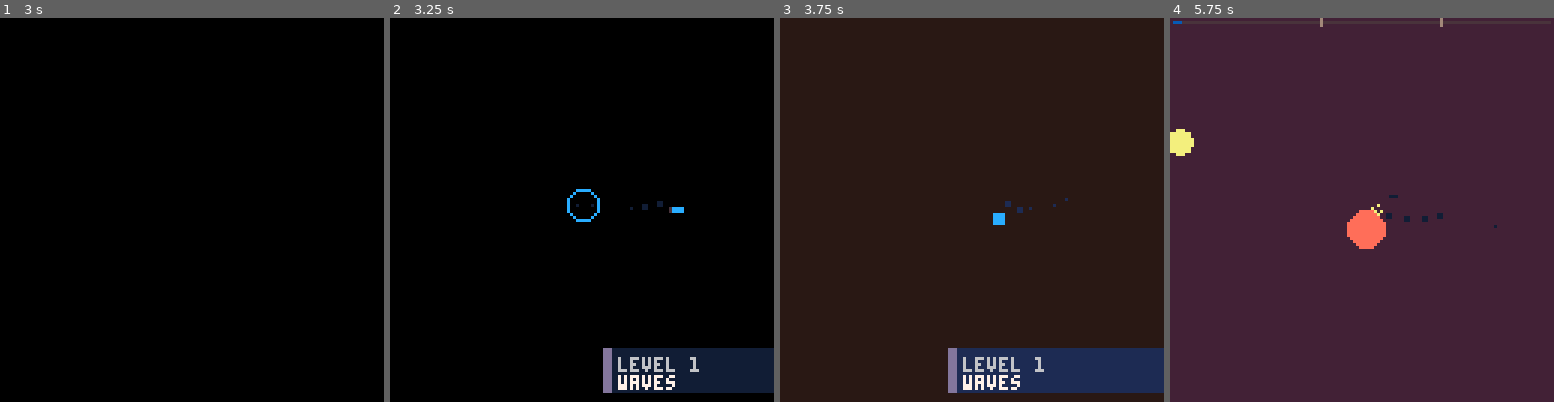
Above: before the commit, frames 1-4 (left to right).
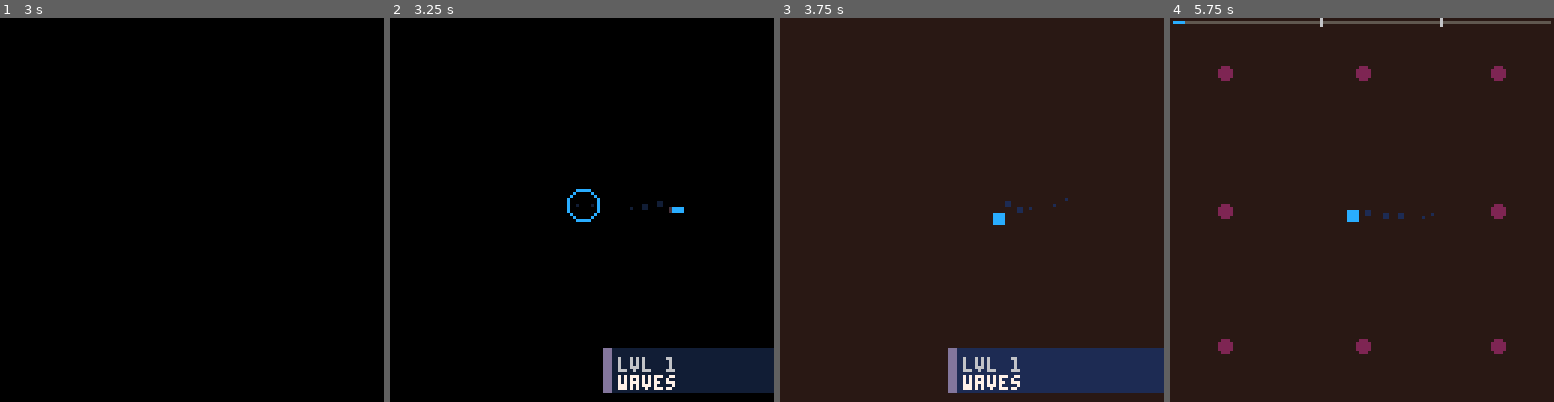
Above: after the commit, the same moments.

Repository: kastlev/tiny-shapes-and-beats
Game: PICO-8 cartridge tiny_beats_and_shapes.p8
Two runs of this game, one before a commit and one after it. Both use one fixed random seed, a clock stepped at 60 frames per second and the inputs below.
Inputs:
- Up to frame 1 (3 s): tap X (X key) at 0.33, 1.07, 1.85, 2.97 s; tap O (Z key) at 0.7, 1.7, 2.1, 2.5, 2.9 s; hold Right 1.6-2.1 s; hold Up 2.15-2.42 s; hold Right from 2.47 s (still down)
- Up to frame 2 (3.25 s): release Right at 3.03 s; hold Left from 3.08 s (still down)
- Up to frame 3 (3.75 s): tap O (Z key) at 3.3, 3.7 s; release Left at 3.58 s; hold Down from 3.63 s (still down)
- Up to frame 4 (5.75 s): release Down at 3.97 s; hold Right 4.02-4.68 s; tap X (X key) at 4.08, 5.2 s; tap O (Z key) every 0.4 s from 4.1 to 5.7 s; hold Up 4.73-5.03 s; hold Left 5.08-5.68 s; hold Down from 5.73 s (still down)

Frame 1 is identical in both runs. In frame 2, 0.2% of the frame differs, in the area x 62-81%, y 88-93%; in frame 3, 0.2%; in frame 4, 100%, in the area x 0-100%, y 0-100%.

Commit message:
improve enemies

Diff:
--- a/src/common/utils.lua
+++ b/src/common/utils.lua
@@ -26,6 +26,11 @@
 		end
 		deli(s,1)(unpack(s))
 	end
+end
+
+function _merge(base, over)
+  for k, v in pairs(over or {}) do base[k] = v end
+  return base
 end
 
 function cycling_color(colors, rate, t)
--- a/src/enemies.lua
+++ b/src/enemies.lua
@@ -110,21 +110,24 @@
   end
 
   local e = {
-    type = enemy_type,
+    type = enemy_type or E_CIRCLE,
     x = x, y = y,
 
     vx = settings.vx,
     vy = settings.vy,
     delay_move = settings.delay_move or 0,
     delay_move_total = settings.delay_move or 0,
-
+    delay_grow = settings.delay_grow or 0,
+    delay_grow_total = settings.delay_grow or 0,
     origin_x = x,
     origin_y = y,
     target_x = settings.target_x,
     target_y = settings.target_y,
     ease_move = settings.ease_move,
     lerp_factor = settings.lerp_factor or 0.1,
-
+    chase = settings.chase or false,
+    chase_speed = settings.chase_speed or 1.6,
+    chase_turn = settings.chase_turn or 0.06,
     fill = settings.fill ~= false,
     shape = settings.shape,
     size = s0,
@@ -174,6 +177,17 @@
 
     if e.delay_move > 0 then
       e.delay_move -= 1
+    elseif e.chase then
+      local dx, dy = p.x - e.x, p.y - e.y
+      local d = sqrt(dx * dx + dy * dy)
+      local tx, ty = 0, 0
+      if d > 0.01 then
+        tx, ty = (dx / d) * e.chase_speed, (dy / d) * e.chase_speed
+      end
+      e.vx = lerp_to(e.vx or 0, tx, e.chase_turn, 0.02)
+      e.vy = lerp_to(e.vy or 0, ty, e.chase_turn, 0.02)
+      e.x += e.vx
+      e.y += e.vy
     elseif e.target_x ~= nil or e.target_y ~= nil then
       if e.ease_move == "lerp" then
         if e.target_x ~= nil then e.x += (e.target_x - e.x) * e.lerp_factor end
@@ -192,11 +206,14 @@
 
     if e.ang_vel != 0 then e.ang += e.ang_vel end
 
-    if e.grow then
+    if e.delay_grow > 0 then
+      e.delay_grow -= 1
+    elseif e.grow then
       if e.grow_mode == "lerp" then
         e.size += (e.max_size - e.size) * e.grow_lerp
       elseif e.grow_mode == "curve" then
-        local t = min(1, e.age / e.duration_frames)
+        local growth_frames = max(1, e.duration_frames - e.delay_grow_total)
+        local t = min(1, (e.age - e.delay_grow_total) / growth_frames)
         e.size = e.size_start + (e.max_size - e.size_start) * _ease(t, e.ease_grow)
       else
         e.size = min(e.max_size, e.size + e.grow_px)
@@ -220,7 +237,6 @@
     if t then t.draw(e) end
   end
 end
-
 
 -- size
 -- size_max
@@ -248,9 +264,23 @@
 -- lineas:  ang, ang_vel, len
 -- burst:   count, speed, angle_offset, size
 -- warning: warning, warning_time, warning_color
+-- flicker: flicker, flicker_colors, flicker_rate
+-- shape
+-- chase:   chase, chase_speed, chase_turn
+-- delay_grow
+-- delay_move
 
 function spawn(etype, x, y, params)
   params = params or {}
+
+  -- resolver near_player UNA vez, antes de armar warning y enemigo real:
+  -- si se resuelve mas tarde (o dos veces), el warning aparece en un lugar
+  -- y el enemigo real en otro -> se ve como si se teletransportara
+  if params.near_player then
+    local range = params.near_range or 20
+    x = mid(6, p.x + p.w / 2 + rnd(range * 2) - range, 121)
+    y = mid(6, p.y + p.h / 2 + rnd(range * 2) - range, 121)
+  end
 
   local is_burst = params.count ~= nil
   local is_bullet = etype == E_BULLET
@@ -307,11 +337,15 @@
       vx = params.vx,
       vy = params.vy,
       delay_move = params.delay_move or 0,
+      delay_grow = params.delay_grow or 0,
       target_x = params.target_x,
       target_y = params.target_y,
       ease_move = params.ease_move,
       lerp_factor = params.lerp_factor,
       len = params.len,
+      chase = params.chase,
+      chase_speed = params.chase_speed,
+      chase_turn = params.chase_turn,
       ang = params.ang,
       ang_vel = params.ang_vel,
       shape = params.shape,
--- /dev/null
+++ b/src/enemy_types.lua
@@ -0,0 +1,116 @@
+function spw_ring_expand(n, size_max, fill, ease, grow_px, duration_frames) --
+    for i = 1, n do
+        spawn(
+            E_CIRCLE, 10 + rnd(108), 10 + rnd(108), {
+                size = 1,
+                size_max = size_max or 200,
+                fill = fill or false,
+                grow_px = 1.8,
+                ease_grow = ease,
+                duration_frames = 60,
+                warning_time = 10
+            }
+        )
+        wait_frames(15)
+    end
+end
+
+function spw_perimeter(n, params)
+    n = n or 4
+    local settings = _merge({ size = 20, warning_time = 40 }, params)
+    local pts = n <= 4 and { { 18, 18 }, { 109, 18 }, { 18, 109 }, { 109, 109 } } or {
+        { 18, 18 }, { 64, 18 }, { 109, 18 },
+        { 18, 64 }, { 109, 64 },
+        { 18, 109 }, { 64, 109 }, { 109, 109 }
+    }
+
+    local coros = {}
+    for i = 1, n do
+        local b = pts[((i - 1) % #pts) + 1]
+        add(
+            coros, meanwhile(function()
+                spawn(settings.enemy_type, b[1], b[2], settings)
+            end)
+        )
+    end
+    for co in all(coros) do
+        wait_until_pattern_finished(co)
+    end
+end
+
+function spw_stalker(overrides)
+    return spawn(
+        E_CIRCLE, 0, 0, _merge(
+            {
+                size = 8,
+                near_player = true,
+                near_range = 0,
+                delay_move = 20,
+                chase = true,
+                chase_speed = 0.6,
+                chase_turn = 0.05,
+                duration_frames = 100,
+            }, overrides
+        )
+    )
+end
+
+-- RUSHER: aparece lejos, sin telegraph, y se lanza rapido y agresivo
+-- apenas nace. mas chico, mas urgente que el stalker.
+function spawn_rusher(overrides)
+    return spawn(
+        E_CIRCLE, 0, 0, _merge(
+            {
+                size = 5,
+                near_player = true,
+                near_range = 60,
+                delay_move = 0,
+                chase = true,
+                chase_speed = 1.4,
+                chase_turn = 0.15,
+                duration_frames = 70,
+                warning = false,
+                color = C_RED
+            }, overrides
+        )
+    )
+end
+
+-- SENTINEL: no se mueve, crece lento como advertencia, y al final
+-- dispara un anillo de balas. cuadrado outline (distinto de los que
+-- persiguen, para que el jugador lo lea como "amenaza estatica").
+function spawn_sentinel(x, y, overrides)
+    return spawn(
+        E_SQUARE, x, y, _merge(
+            {
+                size = 4,
+                size_max = 10,
+                ease_grow = "out_quad",
+                duration_frames = 60,
+                fill = false,
+                color = C_ORANGE,
+                burst = true,
+                burst_count = 10,
+                burst_speed = 1.6
+            }, overrides
+        )
+    )
+end
+
+-- DRIFTER: cruza la pantalla en linea recta a velocidad constante,
+-- sin perseguir. contorno, no relleno — se lee como "de fondo",
+-- menos urgente que stalker/rusher.
+function spawn_drifter(x, y, vx, vy, overrides)
+    return spawn(
+        E_CIRCLE, x, y, _merge(
+            {
+                size = 6,
+                vx = vx, vy = vy,
+                duration_frames = 140,
+                fill = false,
+                warning = false,
+                color = C_LAVENDER
+            }, overrides
+        )
+    )
+end
--- a/src/helpers.lua
+++ b/src/helpers.lua
@@ -1,33 +1,3 @@
-function ring_expand(n, col)
-    local pos = {
-        { 21, 21 }, { 64, 21 }, { 107, 21 },
-        { 21, 64 }, { 64, 64 }, { 107, 64 },
-        { 21, 107 }, { 64, 107 }, { 107, 107 }
-    }
-    for i = 1, n do
-        local b = pos[((i - 1) % 9) + 1]
-        local ox = rnd(14) - 7
-        local oy = rnd(14) - 7
-        spawn(
-            E_CIRCLE, b[1] + ox, b[2] + oy,
-            ptbl(
-                split "size,max_size,fill,grow,grow_px,duration_frames,color,warning",
-                { 2, 44, false, true, 1.6, 50, col or C_PINK, false }
-            )
-        )
-        wait_frames(18)
-    end
-end
-
-function four_corners(size)
-    sync(
-        function() spawn(E_CIRCLE, 18, 18, { size = size }) end,
-        function() spawn(E_CIRCLE, 109, 18, { size = size }) end,
-        function() spawn(E_CIRCLE, 18, 109, { size = size }) end,
-        function() spawn(E_CIRCLE, 109, 109, { size = size }) end
-    )
-end
-
 function burst_triangle(speed, count)
     count = count or 8
     sync(
--- a/src/levels.lua
+++ b/src/levels.lua
@@ -1,8 +1,10 @@
 function level_setup(cfg)
   hud_start(cfg.total_frames, cfg.checkpoints, cfg.song, cfg.name)
+  wait_for_card()
 end
 
 function finish_level(x, y)
+  wait_for_clear()
   level_final_frames = level_runtime_frames
   spawn_orb(x, y)
   wait_for_orb()
@@ -10,94 +12,134 @@
 
 function level_1()
   level_setup {
-    name = "level 1", song = "waves",
-    total_frames = 1142, checkpoints = { {0.4, C_DARK_PINK}, {0.72, C_LAVENDER} }
+    name = "lvl 1", song = "waves",
+    total_frames = 1142, checkpoints = { { 0.4, C_DARK_PINK }, { 0.72, C_LAVENDER } }
   }
-  wait_for_card()
-
-  spawn(
-    E_CIRCLE, 64, 0 + rnd(96), {
-      size = 2, size_max = 32,
-      ease_grow = "out_quad",
-      duration_frames = 60
-    }
-  )
-
-  bullet_emitter(-10, 40, 30, 40, {})
-  wait_frames(40)
-  bullet_emitter(138, 80, 98, 80, {})
-
-  wait_frames(25)
-
-  spawn(E_CIRCLE, 32, 64, { size = 10 })
-  wait_frames(20)
-
-  spawn(E_CIRCLE, 96, 64, { size = 10 })
-  wait_frames(30)
-
-  spawn(E_BULLET, 64, 64, { count = 6, speed = 1.3 })
-  wait_frames(15)
-
-  spawn(E_CIRCLE, 64, 48, { size = 14 })
-  wait_frames(15)
-
-  spawn(E_BULLET, 64, 64, { count = 8, speed = 1.5 })
-  wait_frames(20)
-
-  local basic = {size=10, duration_frames=40, warning=false}
-
-  meanwhile(function()
-    spawn(E_CIRCLE, 30, 60, basic)
-    wait_frames(20)
-    spawn(E_CIRCLE, 30, 80, basic)
-  end)
-
-  wait_frames(10)
-  spawn(E_CIRCLE, 90, 60, basic)
-  wait_frames(20)
-  spawn(E_CIRCLE, 90, 80, basic)
-  wait_frames(20)
-
-  for i = 1, 3 do
-    spawn(E_CIRCLE, 64, 64, { size = 20 + i * 5, fill = false, duration_frames = 50, warning = false })
-    wait_frames(30)
-  end
-  wait_frames(20)
-
-  sync(
-    function() spawn(E_CIRCLE, 40, 40, { size = 12 }) end,
-    function() spawn(E_CIRCLE, 88, 88, { size = 12 }) end
-  )
-  wait_frames(20)
-
-  spawn(E_BULLET, 64, 64, { count = 10, speed = 1.8 })
-  wait_for_clear()
-
-  spawn(E_BULLET, 64, 64, { count = 12, speed = 2.1 })
-  wait_frames(10)
-
-  spawn(E_CIRCLE, 64, 64, { size = 16 })
-  wait_for_clear()
-
-  spawn(E_LINE_BI, 64, 64, { ang = 0.25, ang_vel = 0.01, duration_frames = 90, len = 90, size = 2 })
-
-  wait_for_clear()
+
+  spw_perimeter(8, { size = 2, chase = true, duration_frames = 100 })
+
+  -- spawn(
+  --   E_CIRCLE, 64, 0 + rnd(96), {
+  --     size = 2, size_max = 32,
+  --     ease_grow = "out_quad",
+  --     duration_frames = 60
+  --   }
+  -- )
+
+  -- bullet_emitter(-10, 40, 30, 40, {})
+  -- wait_frames(40)
+  -- bullet_emitter(138, 80, 98, 80, {})
+
+  -- wait_frames(25)
+
+  -- spawn(E_CIRCLE, 32, 64, { size = 10 })
+  -- wait_frames(20)
+
+  -- spawn(E_CIRCLE, 96, 64, { size = 10 })
+  -- wait_frames(30)
+
+  -- spawn(E_BULLET, 64, 64, { count = 6, speed = 1.3 })
+  -- wait_frames(15)
+
+  -- spawn(E_CIRCLE, 64, 48, { size = 14 })
+  -- wait_frames(15)
+
+  -- spawn(E_BULLET, 64, 64, { count = 8, speed = 1.5 })
+  -- wait_frames(20)
+
+  -- local basic = { size = 10, duration_frames = 40, warning = false }
+
+  -- meanwhile(function()
+  --   spawn(E_CIRCLE, 30, 60, basic)
+  --   wait_frames(20)
+  --   spawn(E_CIRCLE, 30, 80, basic)
+  -- end)
+
+  -- wait_frames(10)
+  -- spawn(E_CIRCLE, 90, 60, basic)
+  -- wait_frames(20)
+  -- spawn(E_CIRCLE, 90, 80, basic)
+  -- wait_frames(20)
+
+  -- for i = 1, 3 do
+  --   spawn(E_CIRCLE, 64, 64, { size = 20 + i * 5, fill = false, duration_frames = 50, warning = false })
+  --   wait_frames(30)
+  -- end
+  -- wait_frames(20)
+
+  -- sync(
+  --   function() spawn(E_CIRCLE, 40, 40, { size = 12 }) end,
+  --   function() spawn(E_CIRCLE, 88, 88, { size = 12 }) end
+  -- )
+  -- wait_frames(20)
+
+  -- spawn(E_BULLET, 64, 64, { count = 10, speed = 1.8 })
+  -- wait_for_clear()
+
+  -- spawn(E_BULLET, 64, 64, { count = 12, speed = 2.1 })
+  -- wait_frames(10)
+
+  -- spawn(E_CIRCLE, 64, 64, { size = 16 })
+  -- wait_for_clear()
+
+  -- spawn(E_LINE_BI, 64, 64, { ang = 0.25, ang_vel = 0.01, duration_frames = 90, len = 90, size = 2 })
+
   finish_level(64, 52)
 end
 
 function level_2()
   level_setup {
     name = "level 2", song = "flux",
-    total_frames = 2100, checkpoints = {0.25, 0.52, 0.78 }
+    total_frames = 2100, checkpoints = { 0.25, 0.52, 0.78 }
   }
-  wait_for_card()
-
-  meanwhile(function() ring_expand(3) end)
+
+  spawn(
+    E_CIRCLE, 0, 0, {
+      size = 8, near_player = true, near_range = 0,
+      delay_move = 20, -- se queda quieto 20 frames
+      chase = true,
+      duration_frames = 100
+    }
+  )
+  -- spawn(E_CIRCLE, 10, 10, {size = 6, size_max = 10, chase = true, duration_frames = 1000, delay_move = 100 })
+  spawn(
+    E_CIRCLE, 0, 0, {
+      size = 8, near_player = true, near_range = 0,
+      delay_move = 20, -- aparece quieto 20 frames antes de reaccionar/crecer
+      chase = true,
+      duration_frames = 100
+      -- ease_grow = "out_quad", size_max = 14
+    }
+  )
+  spawn(
+    E_CIRCLE, 0, 0, {
+      size = 8, near_player = true, near_range = 0,
+      delay_move = 20, -- aparece quieto 20 frames antes de reaccionar/crecer
+      chase = true,
+      duration_frames = 100
+      -- ease_grow = "out_quad", size_max = 14
+    }
+  )
+  spawn(
+    E_CIRCLE, 0, 0, {
+      size = 8, near_player = true, near_range = 24,
+      delay_move = 20 -- aparece quieto 20 frames antes de reaccionar/crecer
+      -- ease_grow = "out_quad", size_max = 14
+    }
+  )
+  spawn(
+    E_CIRCLE, 0, 0, {
+      size = 8, near_player = true, near_range = 24,
+      delay_move = 20 -- aparece quieto 20 frames antes de reaccionar/crecer
+      -- ease_grow = "out_quad", size_max = 14
+    }
+  )
+  meanwhile(function() ring_expand_rand(3) end)
   four_corners(14)
   wait_for_clear()
   wait_frames(25)
 
-  meanwhile(function() ring_expand(4) end)
+  meanwhile(function() ring_expand_rand(4) end)
   sweep_h(1)
   wait_frames(15)
   sweep_h(-1)
@@ -187,6 +229,5 @@
     end
   )
 
-  wait_for_clear()
   finish_level(64, 52)
 end
--- a/tiny_beats_and_shapes.p8
+++ b/tiny_beats_and_shapes.p8
@@ -15,6 +15,7 @@
 #include src/hud.lua
 #include src/player.lua
 #include src/enemies.lua
+#include src/enemy_types.lua
 #include src/patterns.lua
 #include src/helpers.lua
 #include src/menu.lua
